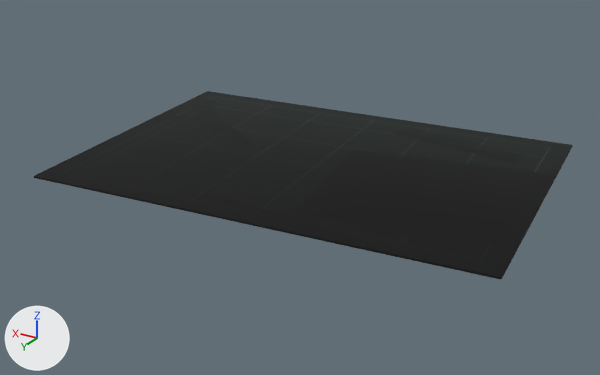
The glTF model assets/v3/desk/baked/mat.glb, before and after one commit.
Both versions are drawn from a camera (50 mm lens) standing at (-0.427, 0.852, 0.408) and looking at (0.099, -0.023, -0.03). Lighting does not change. The marker at lower left points along +X, +Y and +Z. The older version comes first.

The first picture shows 'mat'.
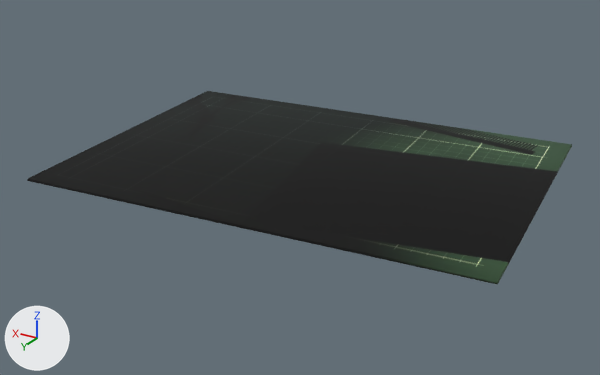
The newer file is also rescaled (x0.835), turned or shifted as a whole; pictures and numbers use the older file's frame.

Where the change shows, as pixel boxes (x1, y1, x2, y2) in the pictures (600 x 375 px):
'mat', surface changed, moved, rescaled
    before: (34, 91, 573, 279)
    after: (27, 91, 572, 284)

The change, as a list of edits to the scene's bpy script:
```text
Add img_bake_mat_day:
    img_bake_mat_day = load_image('bake_mat_day', '_unpacked/bake_mat_day', 2048, 2048, 'sRGB')
Change mat_cutting_mat_001__mat:
    where n2 = _N.new('ShaderNodeTexImage'); n2.name = 'Image Texture'
    n2.image: img_bake_mat_amb -> img_bake_mat_day
Change ob_mat:
    ob_mat.location: (0.09, -0.05, 0.003) -> (0.09, -0.0444, 0.0036)
    ob_mat.scale: (1.0, 1.0, 1.0) -> (0.998, 1.03, 1.2)
```
